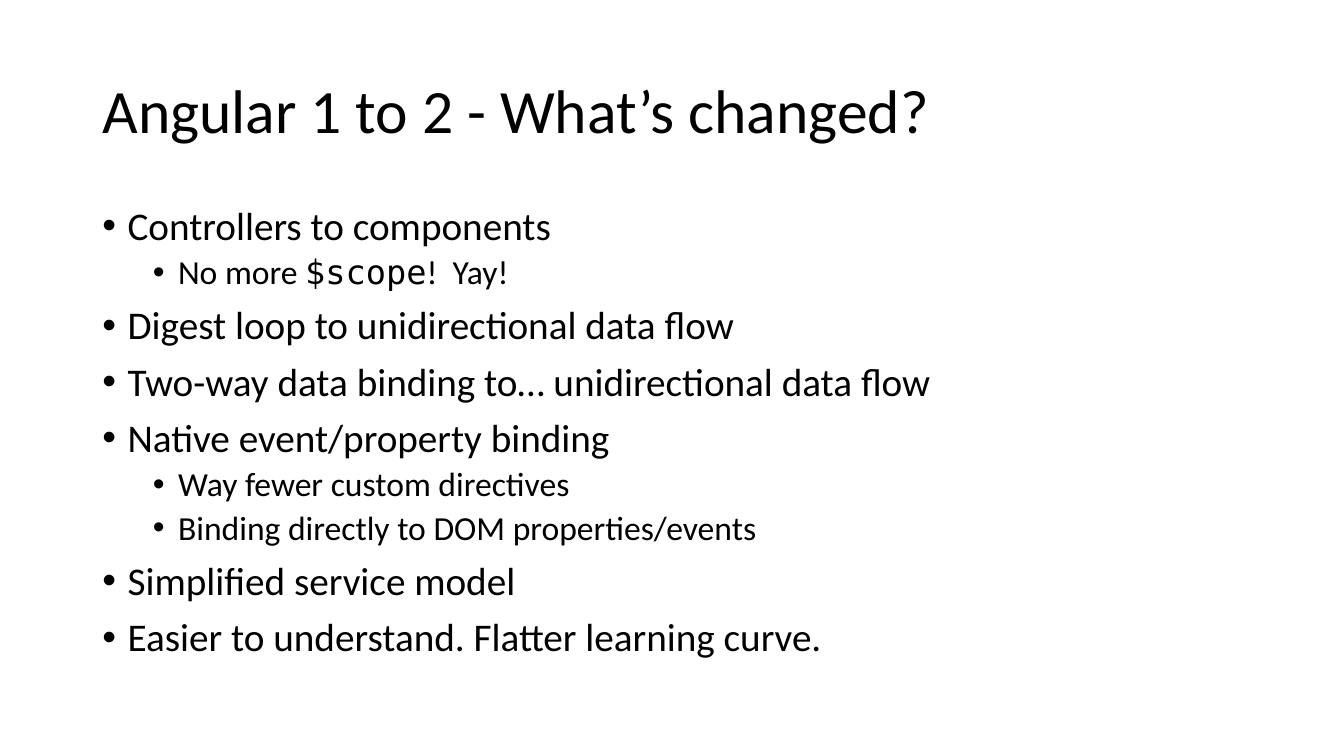
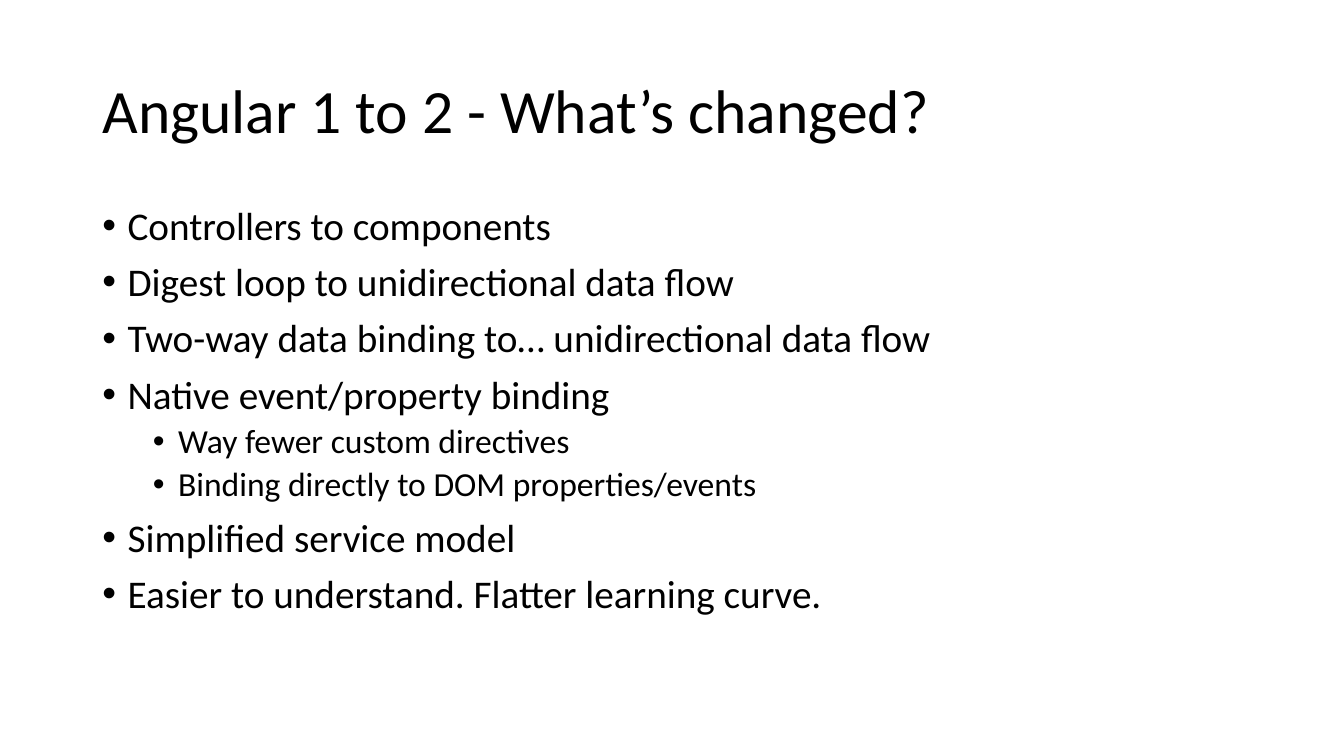
Before and after one commit to schneidenbach/Angular2-AspNetCore-TypeScript-Workshop, a slide deck: slide 4 of slides/2 - Intro to Angular 2.pptx. Drawn at 1344x756 pixels with LibreOffice and Linux fonts; fonts in the diff are those of the drawing. Boxes give left, top, right and bottom in pixels: in the first picture for what was removed or moved away, otherwise in the second. Text is boxed around its words. In the diff, an @@ line names an element or a change of style, - is before the commit and + after.

```diff
--- a/slides/2 - Intro to Angular 2.pptx
+++ b/slides/2 - Intro to Angular 2.pptx
@@ text at [178, 258, 509, 291]: paragraph removed @@
-  • No more $scope! Yay!
```
Also in this commit, not shown: 4 other slides changed, 2 slides added, 3 slides removed, 26 other files.
